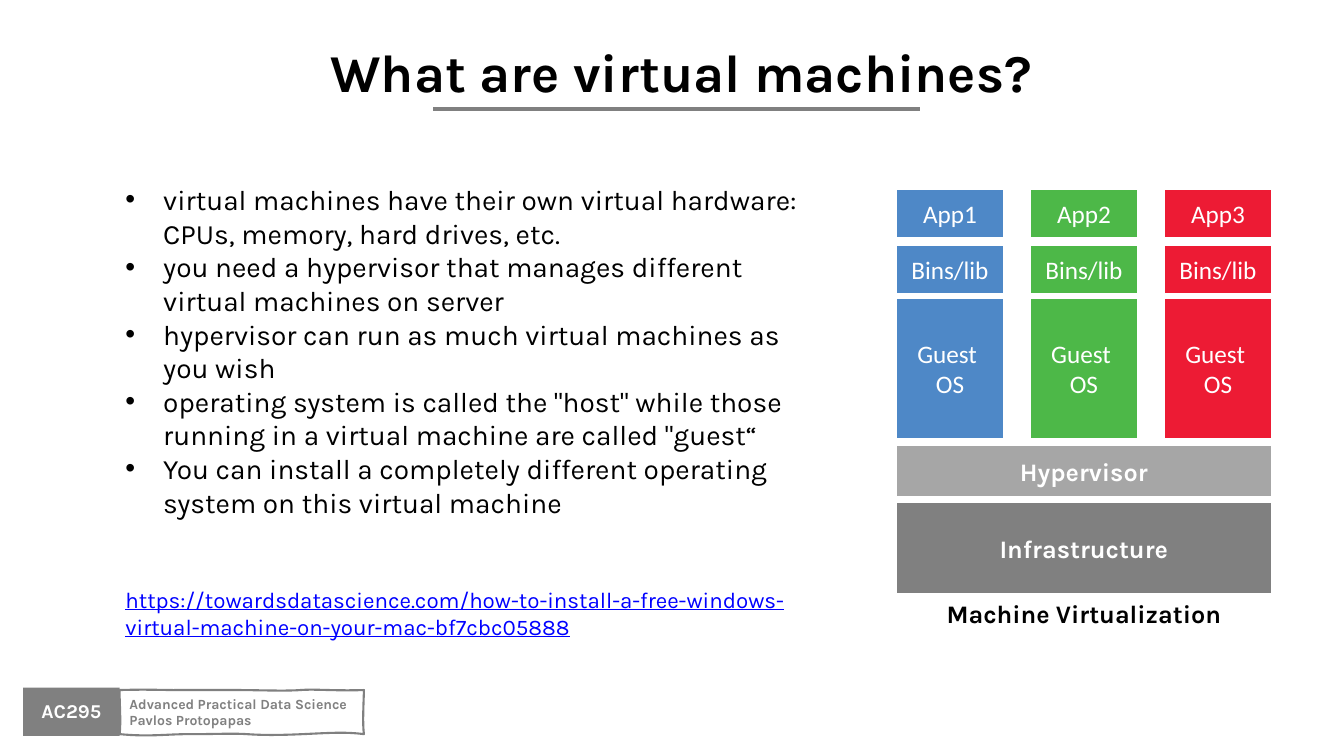
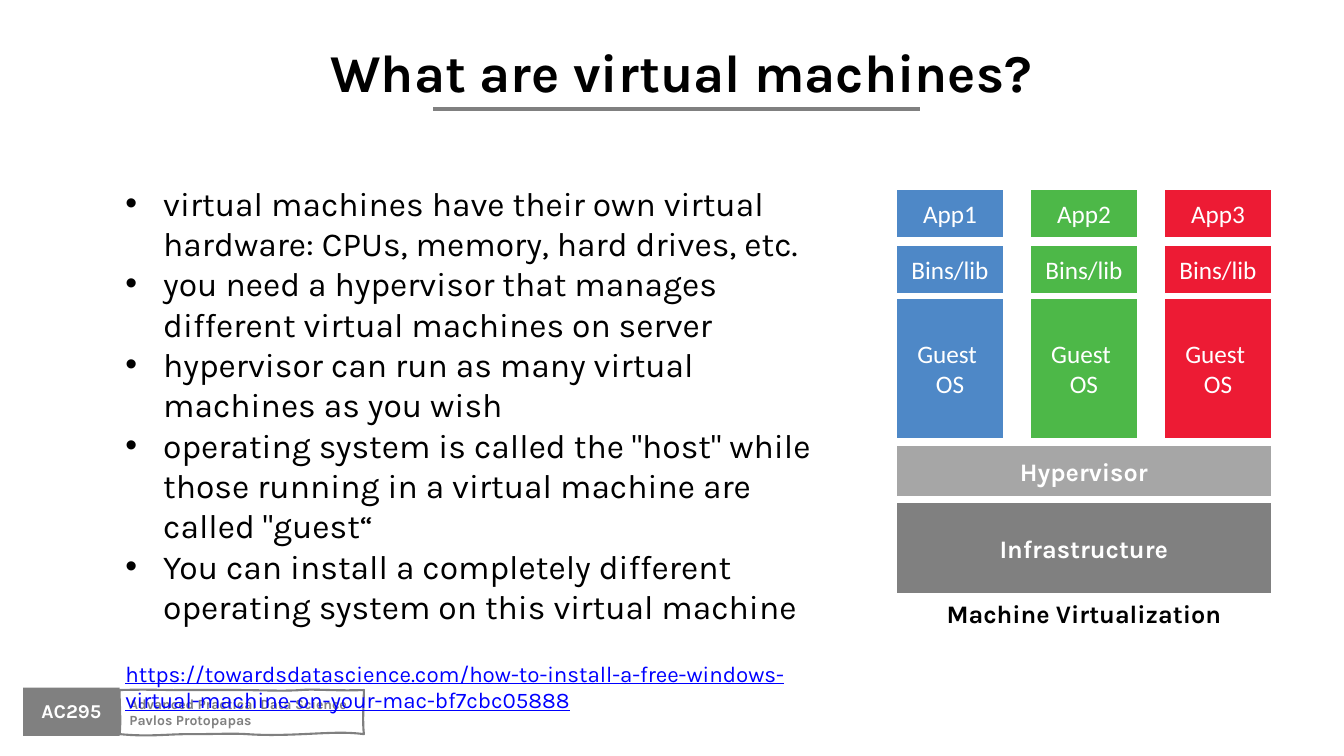
Before and after one commit to Harvard-IACS/2020-AC295, a slide deck: slide 19 of content/lectures/lecture2/presentation/lecture2.pptx. Drawn at 1344x756 pixels with LibreOffice and Linux fonts; fonts in the diff are those of the drawing; background and template pictures are left out. Boxes give left, top, right and bottom in pixels: in the first picture for what was removed or moved away, otherwise in the second. Text is boxed around its words. In the diff, an @@ line names an element or a change of style, - is before the commit and + after.

```diff
--- a/content/lectures/lecture2/presentation/lecture2.pptx
+++ b/content/lectures/lecture2/presentation/lecture2.pptx
@@ text at (163,193,810,628): size 20 to 24 pt in "virtual machines have their own virtual hardware: ...", "you need a hypervisor that manages different ...", "operating system is called the "host" while ...", "You can install a completely different operating ..." @@
@@ text at (163,354,694,426): text changed; size 20 to 24 pt @@
-• hypervisor can run as much virtual machines as you wish
+• hypervisor can run as many virtual machines as you wish
```
Also in this commit, not shown: 1 other slide changed, 1 other file.
